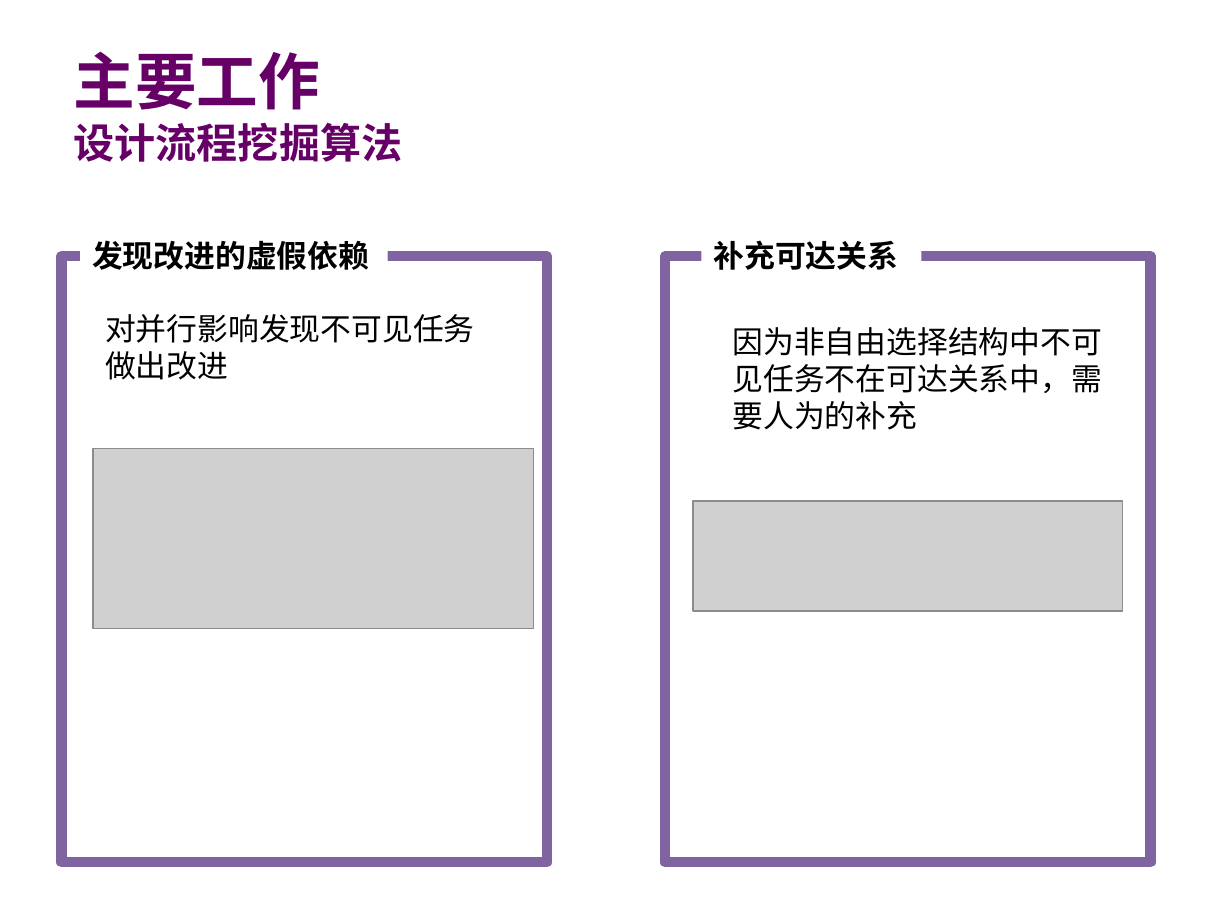
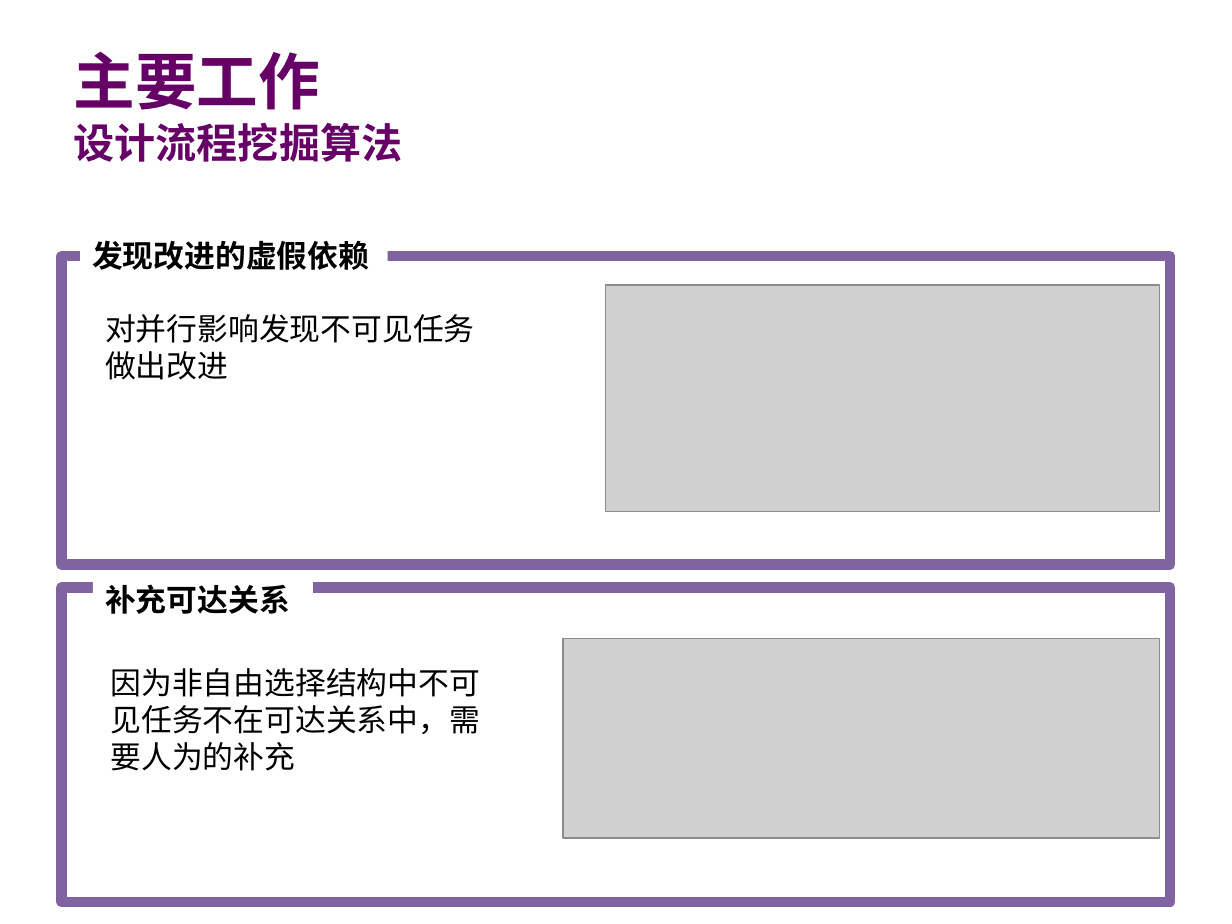
Before and after one commit to guoqinlong/Master-Thesis, a slide deck: slide 15 of 郭秦龙初稿汇报.pptx. Drawn at 1232x924 pixels with LibreOffice and Linux fonts; fonts in the diff are those of the drawing; grey boxes stand for pictures; background and template pictures are left out. Boxes give left, top, right and bottom in pixels: in the first picture for what was removed or moved away, otherwise in the second. Text is boxed around its words. In the diff, an @@ line names an element or a change of style, - is before the commit and + after.

```diff
--- a/郭秦龙初稿汇报.pptx
+++ b/郭秦龙初稿汇报.pptx
@@ rectangle removed at bbox=[62, 256, 547, 862] @@
@@ rectangle added at bbox=[62, 256, 1170, 564], outline #8064A2 6 pt @@
@@ rectangle removed at bbox=[665, 256, 1151, 862] @@
@@ picture added at bbox=[606, 285, 1159, 511] @@
@@ picture removed at bbox=[92, 448, 533, 628] @@
@@ picture removed at bbox=[694, 501, 1124, 611] @@
@@ rectangle added at bbox=[62, 588, 1170, 902], fill #FFFFFF, outline #8064A2 6 pt @@
@@ text "补充可达关系": place and size @@
-text "补充可达关系" at bbox=[713, 240, 898, 270]
+text "补充可达关系" at bbox=[105, 584, 290, 614]
@@ text "因为非自由选择结构中不可见任务不在可达关系中，需要人为的补充": place and size @@
-text "因为非自由选择结构中不可见任务不在可达关系中，需要人为的补充" at bbox=[732, 327, 1102, 430]
+text "因为非自由选择结构中不可见任务不在可达关系中，需要人为的补充" at bbox=[110, 668, 480, 771]
@@ picture added at bbox=[563, 638, 1159, 838] @@
```
Also in this commit, not shown: 8 other slides changed.
